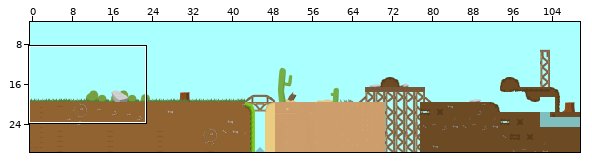
Tiled map -- Project/SimpleGame_Teeworlds/SimpleGame_Teeworlds/new_map.tmx. The picture above shows the old version from afar; the outline marks the close-up.
Close-up. Old version:
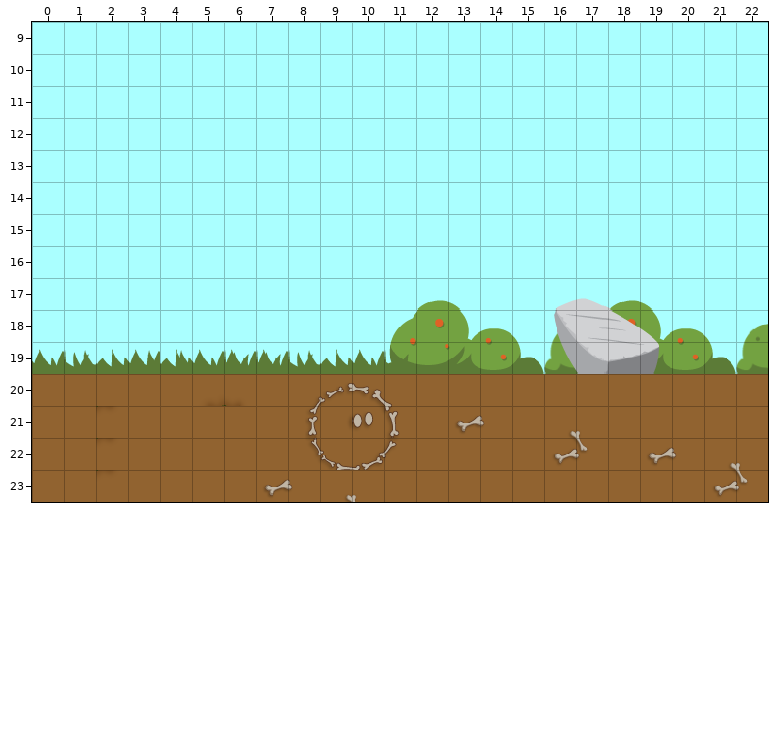
Cells are 32x32 px. Shown: x 0..22, y 9..23.
The same view after the edit:
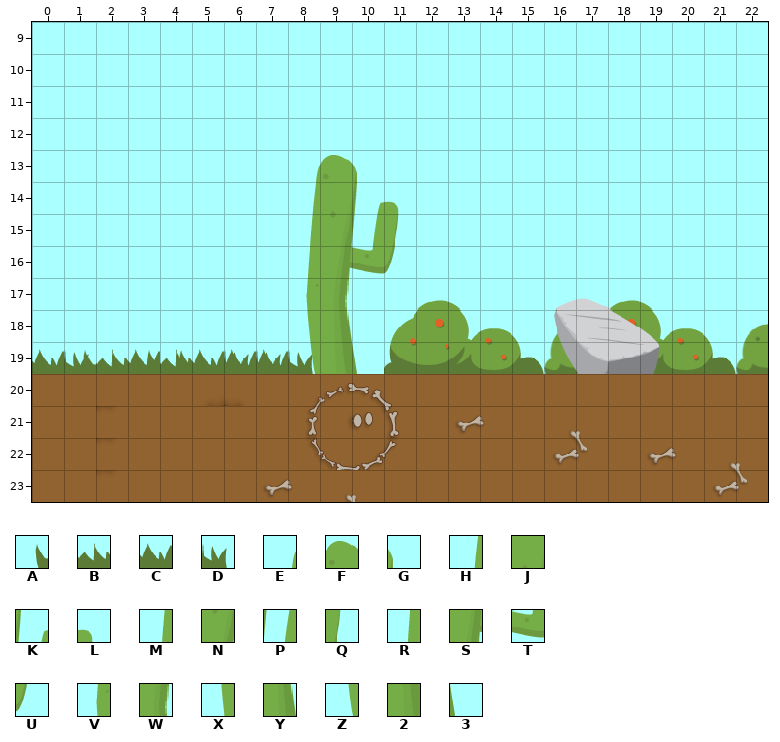
Key: from "9462348": A 377, B 378, C 379, D 380, E 812, F 813, G 814, H 844, J 845, K 846, L 847, M 876, N 877, P 878, Q 879, R 908, S 909, T 910, U 911, V 940, W 941, X 972, Y 973, Z 1004, 2 1005, 3 1006.
_ is an empty cell.
What changed:
Layer "Слой тайлов 1":
The author changed tile B to tile 2 in row 19 at x 9.
The author changed tile C to tile 3 in row 19 at x 10.
Tile E now appears in row 13 at x 8.
Tile F now appears in row 13 at x 9.
Tile G now appears in row 13 at x 10.
Tile H now appears in row 14 at x 8.
Tile J now appears in row 14 at x 9.
Tile K now appears in row 14 at x 10.
Tile L now appears in row 14 at x 11.
Tile M now appears in row 15 at x 8.
Tile N now appears in row 15 at x 9.
Tile P now appears in row 15 at x 10.
Tile Q now appears in row 15 at x 11.
Tile R now appears in row 16 at x 8.
Tile S now appears in row 16 at x 9.
Tile T now appears in row 16 at x 10.
Tile U now appears in row 16 at x 11.
Tile V now appears in row 17 at x 8.
Tile W now appears in row 17 at x 9.
Tile X now appears in row 18 at x 8.
Tile Y now appears in row 18 at x 9.
The author changed tile A to tile Z in row 19 at x 8.
Tile D is gone in row 19 at x 11.
